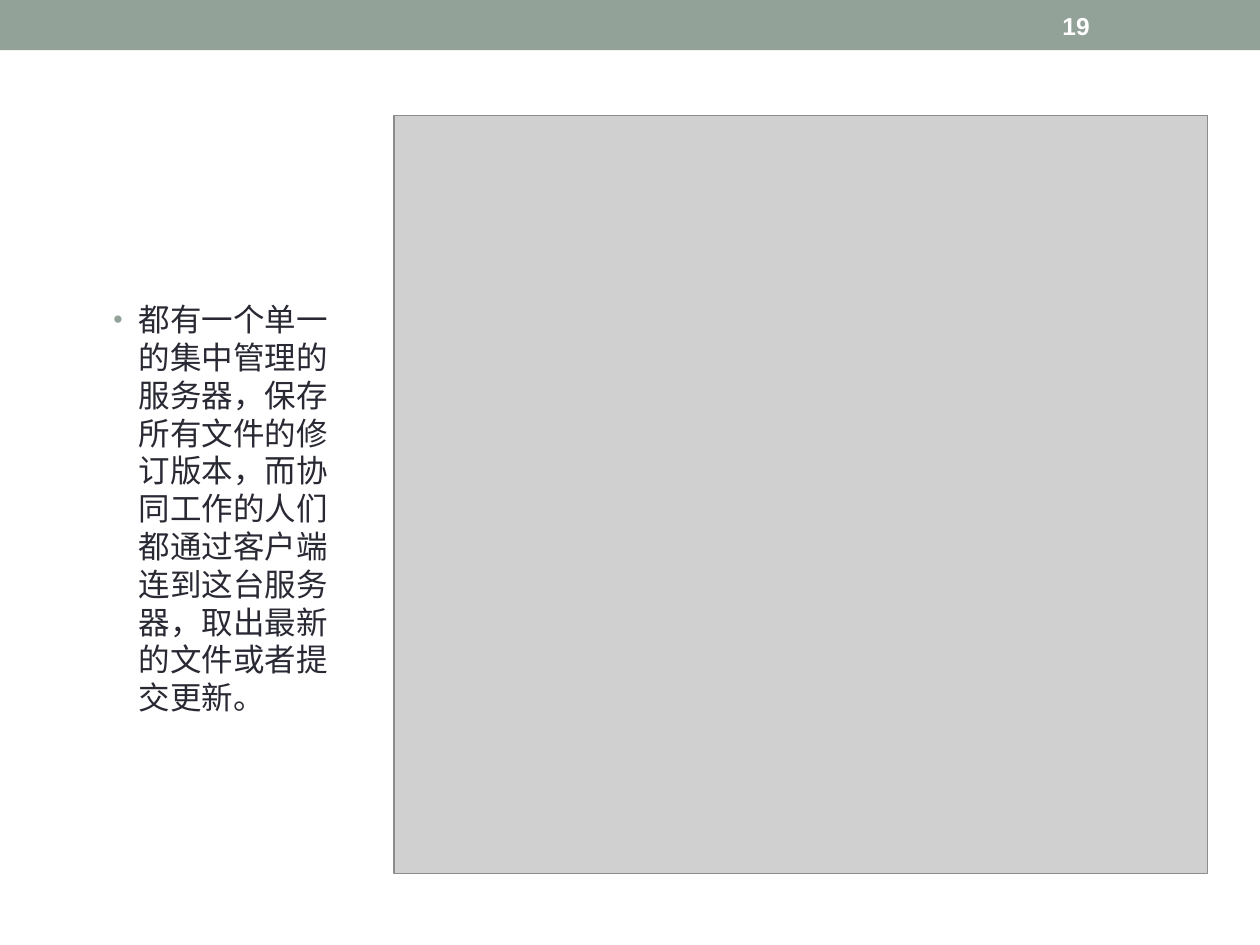
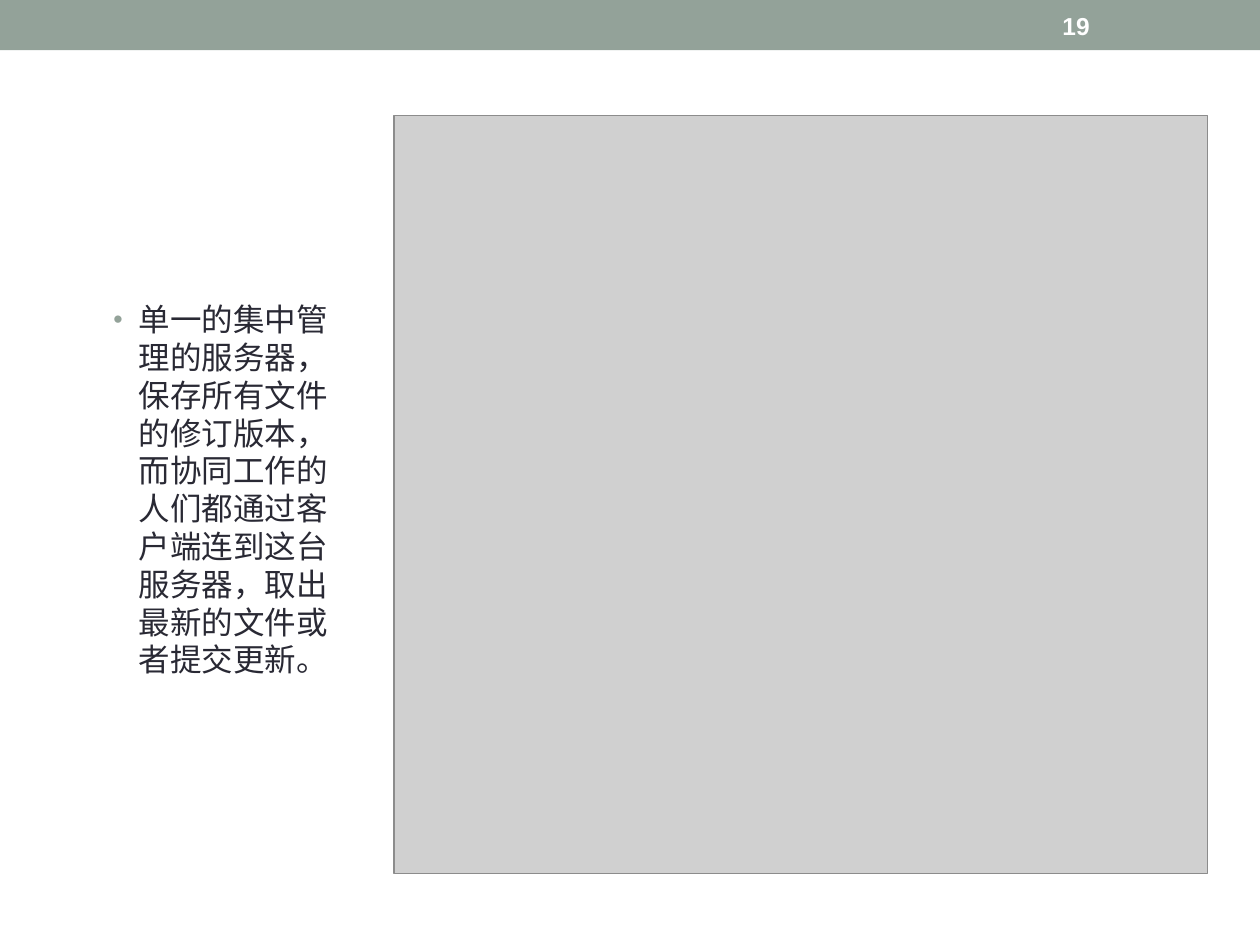
Before and after one commit to Lyon-NEU/Git, a slide deck: slide 19 of git.ppt. Drawn at 1260x945 pixels with LibreOffice and Linux fonts; fonts in the diff are those of the drawing; grey boxes stand for pictures. Boxes give left, top, right and bottom in pixels: in the first picture for what was removed or moved away, otherwise in the second. Text is boxed around its words. In the diff, an @@ line names an element or a change of style, - is before the commit and + after.

```diff
--- a/git.ppt
+++ b/git.ppt
@@ text at [139, 342, 328, 674]: text changed @@
-  • 都有一个单一的集中管理的服务器，保存所有文件的修订版本，而协同工作的人们都通过客户端连到这台服务器，取出最新的文件或者提交更新。
+  • 单一的集中管理的服务器，保存所有文件的修订版本，而协同工作的人们都通过客户端连到这台服务器，取出最新的文件或者提交更新。
```
Also in this commit, not shown: 23 other slides changed, 13 slides added, 3 slides removed.
